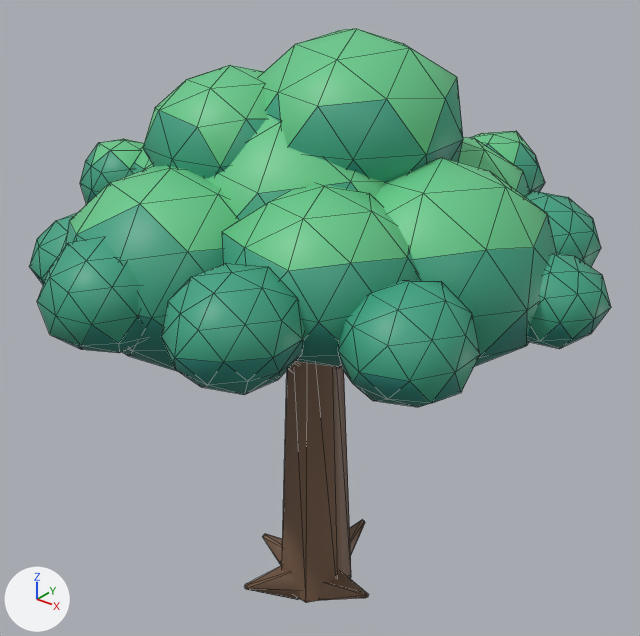
What one commit did to the glTF model godot/art/models/tree_c.glb.
Both versions are drawn from a 50 mm lens placed at (3.54, -4.36, 5.07), pointed at (-0.06, 0.14, 2.28). Every picture has the same lights, and +X, +Y and +Z are marked at lower left. The first picture is the older version. Mesh edges are drawn as thin lines. Vertices at exactly the same position are counted once.

The first picture shows 'body', 'body_nl'.
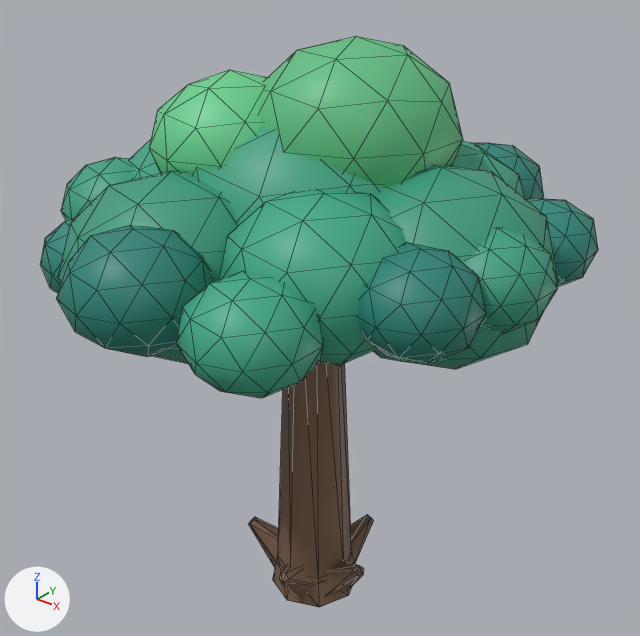
Location of each change, (x1, y1, x2, y2) in pixels of the pictures (640 x 636 px; the box of a moved part takes in the faces that stretch with it):
'body_nl', reshaped, recoloured
    before: (29, 29, 611, 407)
    after: (40, 36, 598, 398)
'body', reshaped
    before: (245, 361, 369, 603)
    after: (249, 362, 374, 607)
part 1 of me_body, added
    after: (273, 550, 354, 607)
part 2 of me_body, added
    after: (278, 362, 351, 578)
part 3 of me_body, rebuilt
    before: (263, 534, 282, 566)
    after: (249, 517, 279, 567)
part 4 of me_body, rebuilt
    before: (325, 572, 369, 600)
    after: (326, 559, 364, 596)
part 5 of me_body, moved or reshaped
    before: (245, 362, 365, 603)
    after: (279, 515, 374, 602)
part 6 of me_body_nl, moved or reshaped
    before: (29, 29, 611, 407)
    after: (40, 36, 598, 398)
part 7 of me_body_nl, recoloured
    before: (65, 29, 557, 370)
    after: (58, 36, 558, 374)
part 8 of me_body_nl, recoloured
    before: (30, 140, 610, 395)
    after: (41, 139, 580, 398)
part 9 of me_body_nl, recoloured
    before: (29, 131, 601, 403)
    after: (40, 143, 598, 354)

What changed in the scene script:
```text
Change me_body:
    used by ob_body; location = (0.0, 0.0, 0.0)
    remove me_body.from_pydata(...)  # 84 vertices, 136 faces; spans x -0.52..0.59, y -0.62..0.61, z -0.1..2.75
    add me_body.from_pydata(...)  # 112 vertices, 184 faces; spans x -0.54..0.53, y -0.55..0.51, z -0.02..2.95
    me_body part 1: a new loose piece, an 8-sided cut cone along z (radius 0.34 at the low end, 0.3 at the high end) spanning x -0.34..0.34, y -0.34..0.34, z 0.0..0.25, in mat_defaultmaterial
    me_body part 2: a new loose piece, an 8-sided cut cone along z (radius 0.3 at the low end, 0.18 at the high end) spanning x -0.3..0.3, y -0.3..0.3, z 0.2..2.95, in mat_defaultmaterial
    me_body part 3: the loose piece of 10 vertices spanning x -0.52..-0.09, y -0.18..0.12, z -0.1..0.2 is rebuilt with 10 vertices and now spans x -0.54..-0.04, y -0.23..0.11, z -0.02..0.46
    me_body part 4: the loose piece of 10 vertices spanning x 0.09..0.59, y -0.16..0.14, z -0.1..0.23 is rebuilt with 10 vertices and now spans x 0.07..0.53, y -0.19..0.16, z -0.02..0.43
    me_body part 5
    34 vertices are removed from x -0.29..0.29, y -0.62..0.61, z -0.1..2.75
    56 faces are deleted
    30 vertices are added at x -0.42..0.23, y -0.5..0.51, z -0.02..0.44
    48 new faces join them
    other edits to the shape of me_body do not show in these pictures
Change me_body_nl:
    used by ob_body_nl; location = (0.0, 0.0, 0.0)
    remove me_body_nl.from_pydata(...)  # 840 vertices, 1600 faces; spans x -1.91..1.95, y -1.85..2.03, z 2.31..4.31
    add me_body_nl.from_pydata(...)  # 840 vertices, 1600 faces; spans x -1.97..1.78, y -1.9..1.94, z 2.35..4.27
    me_body_nl part 6: 823 of 840 vertices moved; they spanned x -1.91..1.95, y -1.85..2.03, z 2.31..4.31 and now span x -1.97..1.78, y -1.9..1.94, z 2.35..4.27; mean shift (0.02, -0.02, -0.02); largest move (1.62, -0.1, 2.89) -> (1.43, -0.54, 3.09)
    me_body_nl part 7: 452 faces centred in x -1.78..1.66, y -1.79..1.98, z 2.84..4.26 are repainted in the vertex colours; the middle colour goes from green #3ea383 to green #40aa88
    me_body_nl part 8: 505 faces centred in x -1.83..1.93, y -1.78..1.98, z 2.37..3.6 are repainted in the vertex colours; the middle colour goes from cyan #2a8577 to green #3ea383
    me_body_nl part 9: 342 faces centred in x -1.73..1.67, y -1.8..1.9, z 2.75..3.42 are repainted in the vertex colours; the middle colour goes from green #3ea383 to cyan #2a8577
```
